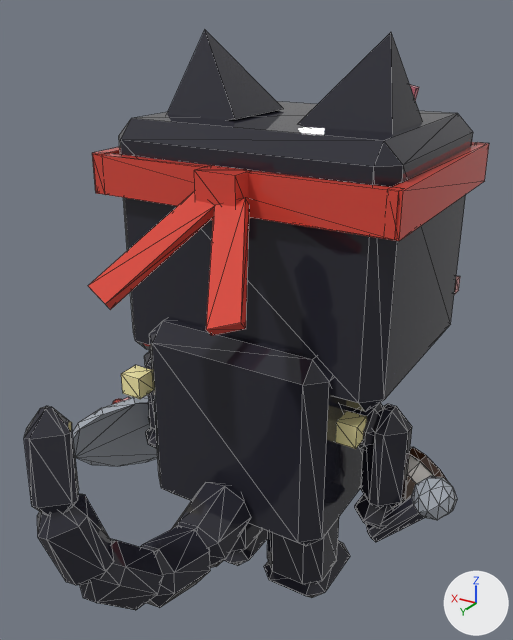
Before and after pictures for a commit that changed the glTF model assets/cat-cafe/exports/CatCafe_Cat_Void_Work.glb.
Rendered twice from a camera (50 mm lens) standing at (-1.094, 1.827, 1.969) and looking at (-0.002, 0.007, 1.059). Arrows for +X, +Y and +Z are at lower right; the lights stay in place. The first picture is the older version. Mesh edges are drawn as thin lines.

In view in the first picture: 'CatCafe_Cat_Void_Work_Body', 'CatCafe_Cat_Void_Work_EarL', 'CatCafe_Cat_Void_Work_EarR', 'CatCafe_Cat_Void_Work_Head', 'CatCafe_Cat_Void_Work_Held_Barista', 'CatCafe_Cat_Void_Work_Held_Entertainer', 'CatCafe_Cat_Void_Work_Held_Waiter', 'CatCafe_Cat_Void_Work_LegB1', 'CatCafe_Cat_Void_Work_LegB2', 'CatCafe_Cat_Void_Work_LegF2', 'CatCafe_Cat_Void_Work_Prop', 'CatCafe_Cat_Void_Work_Tail' and 1 more.
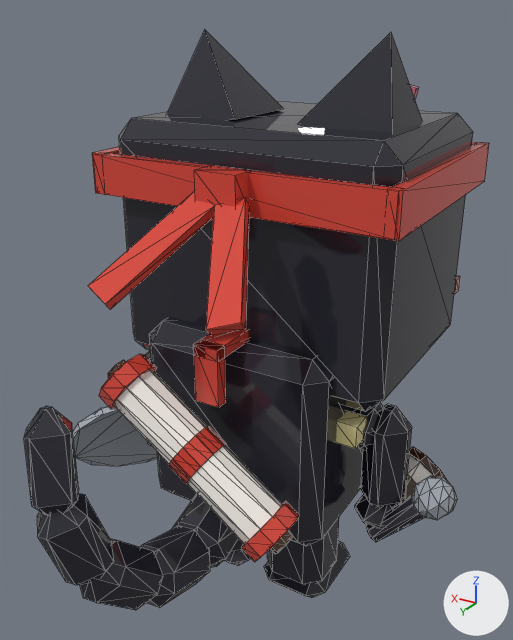
Pixel boxes (x1, y1, x2, y2) of what changed, in the pictures (513 x 640 px):
'CatCafe_Cat_Void_Work_Prop2', added: after (99, 329, 299, 562)

Diff of the bpy script that builds the scene:
```diff
--- a/assets/cat-cafe/exports/CatCafe_Cat_Void_Work.glb.py
+++ b/assets/cat-cafe/exports/CatCafe_Cat_Void_Work.glb.py
@@ me_catcafe_cat_void_work_prop2 @@
+me_catcafe_cat_void_work_prop2.from_pydata(...)  # 118 vertices, 208 faces; spans x -0.332..0.332, y 0.076..0.446, z 0.471..1.078
+me_catcafe_cat_void_work_prop2.materials.append(mat_catcafe_palette)
@@ ob_catcafe_cat_void_work_prop2 @@
+ob_catcafe_cat_void_work_prop2 = bpy.data.objects.new('CatCafe_Cat_Void_Work_Prop2', me_catcafe_cat_void_work_prop2)
+ob_catcafe_cat_void_work_prop2.location = (0.0, 0.0, 0.0)
```
